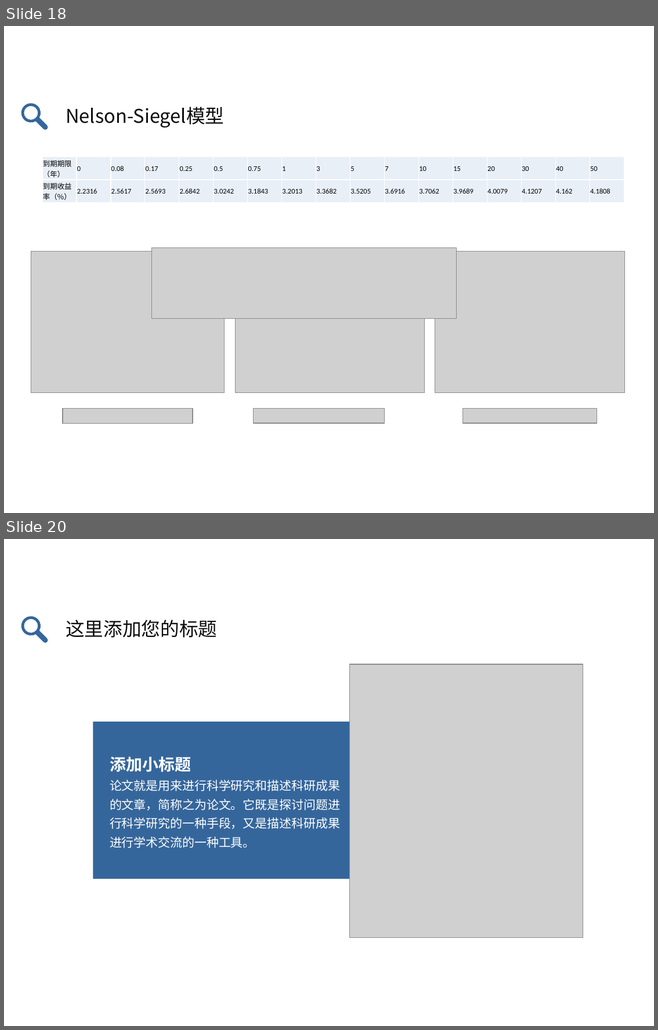
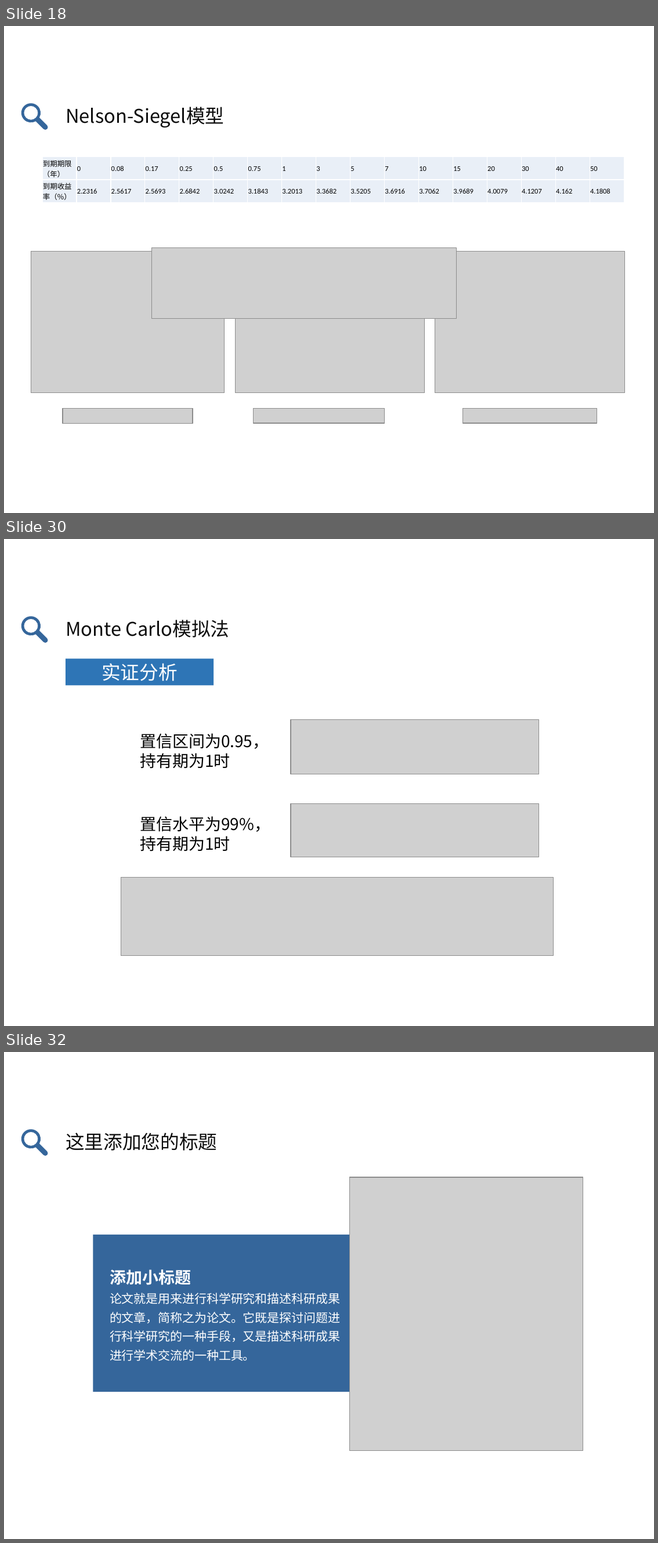
Before and after one commit to zhongdeming428/graduation-design, a slide deck: 阶段性报告/毕设答辩.pptx. Shown one above the other, each under a label of ours: slides 18 and 20 before the commit, slides 18, 30 and 32 after it; the slides between them are not shown. The pictures are 658x1030 and 658x1543 pixels, drawn with LibreOffice and Linux fonts; fonts in the diff are those of the drawing; grey boxes stand for pictures. Boxes give left, top, right and bottom in pixels: in the first picture for what was removed or moved away, otherwise in the second. Text is boxed around its words. In the diff, an @@ line names an element or a change of style, - is before the commit and + after.

```diff
--- a/阶段性报告/毕设答辩.pptx
+++ b/阶段性报告/毕设答辩.pptx
@@ slide 30 added at bbox=[4, 539, 654, 1026], background #FFFFFF @@
@@ freeform shape added at bbox=[20, 616, 48, 643], fill #35669B @@
@@ text added at bbox=[65, 620, 230, 638], 21 pt, text #0D0D0D @@
+Monte Carlo模拟法
@@ rectangle added at bbox=[65, 658, 214, 685], fill #2E75B6, 21 pt, text #FFFFFF @@
+实证分析
@@ picture added at bbox=[291, 719, 539, 774] @@
@@ text added at bbox=[140, 733, 268, 769], 18 pt, text #000000 @@
+置信区间为0.95，
+持有期为1时
@@ text added at bbox=[140, 816, 270, 852], 18 pt, text #000000 @@
+置信水平为99%，持有期为1时
@@ picture added at bbox=[291, 803, 539, 857] @@
@@ picture added at bbox=[121, 878, 553, 956] @@
@@ what was slide 20 is now slide 32 @@
```
Also in this commit, not shown: 1 slide changed, 11 other slides added, 1 slide removed, 1 other file.
